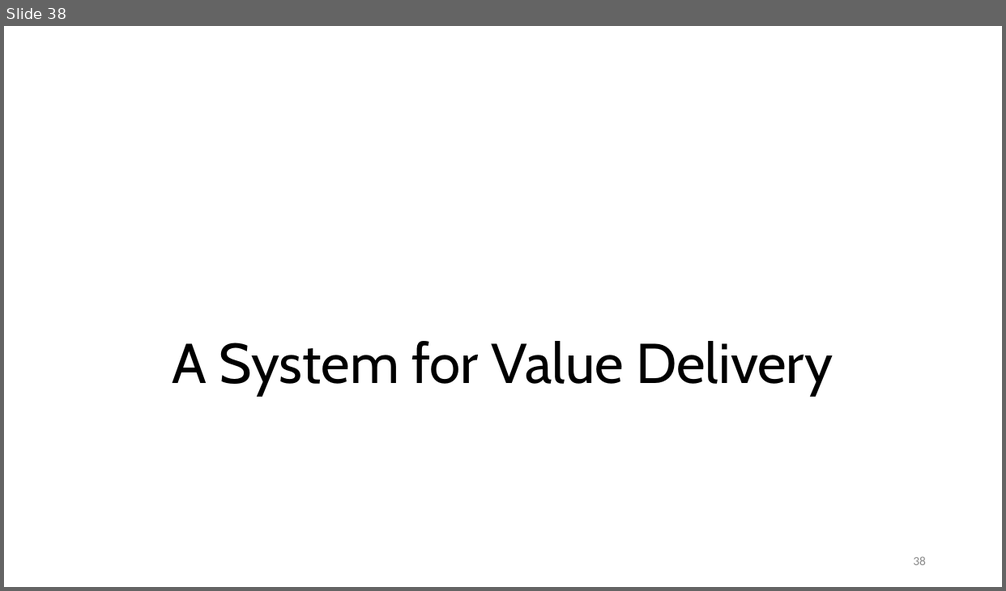
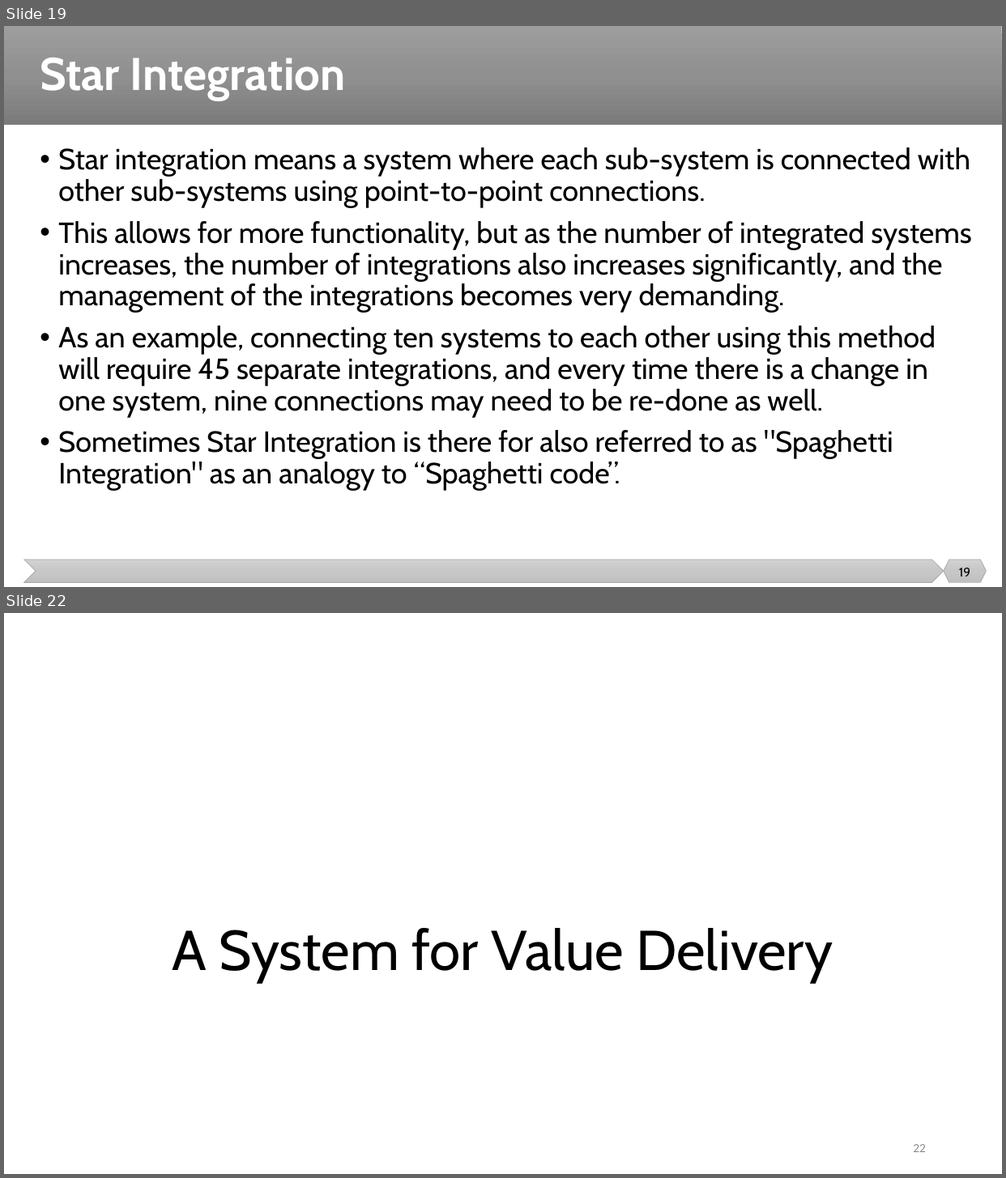
Before and after one commit to malenezi/malenezi, a slide deck: SE495/Lectures/1-Introduction/Introduction.pptx. Shown one above the other, each under a label of ours: slide 38 before the commit, slides 19 and 22 after it; the slides between them are not shown. The pictures are 1006x591 and 1006x1178 pixels, drawn with LibreOffice and Linux fonts; fonts in the diff are those of the drawing. Boxes give left, top, right and bottom in pixels: in the first picture for what was removed or moved away, otherwise in the second. Text is boxed around its words. In the diff, an @@ line names an element or a change of style, - is before the commit and + after.

```diff
--- a/SE495/Lectures/1-Introduction/Introduction.pptx
+++ b/SE495/Lectures/1-Introduction/Introduction.pptx
@@ slide 19 added at [4,26,1002,587], background #FFFFFF @@
@@ rectangle added at [4,26,1002,125], fill gradient #9D9D9D to #909090 to #7C7C7C @@
@@ title added at [40,58,346,101], 44 pt, text #FFFFFF, bold @@
+Star Integration
@@ text added at [58,148,971,491], 28 pt, text #000000 @@
+• Star integration means a system where each sub-system is connected with other sub-systems using point-to-point connections.
+• This allows for more functionality, but as the number of integrated systems increases, the number of integrations also increases significantly, and the management of the integrations becomes very demanding.
+• As an example, connecting ten systems to each other using this method will require 45 separate integrations, and every time there is a change in one system, nine connections may need to be re-done as well.
+• Sometimes Star Integration is there for also referred to as "Spaghetti Integration" as an analogy to “Spaghetti code”.
@@ chevron added at [24,560,944,583], fill gradient #D2D2D2 to #C8C8C8 to #C0C0C0, outline #A5A5A5 0.5 pt @@
@@ hexagon added at [944,560,987,583], fill gradient #D2D2D2 to #C8C8C8 to #C0C0C0, outline #A5A5A5 0.5 pt @@
@@ page number added at [959,568,970,577], 12 pt, text #000000 @@
+19
@@ what was slide 38 is now slide 22 @@
@@ page number at [913,1144,926,1152]: text changed @@
-38
+22
```
Also in this commit, not shown: 9 slides changed, 27 other slides added, 71 slides removed, 8 other files.
